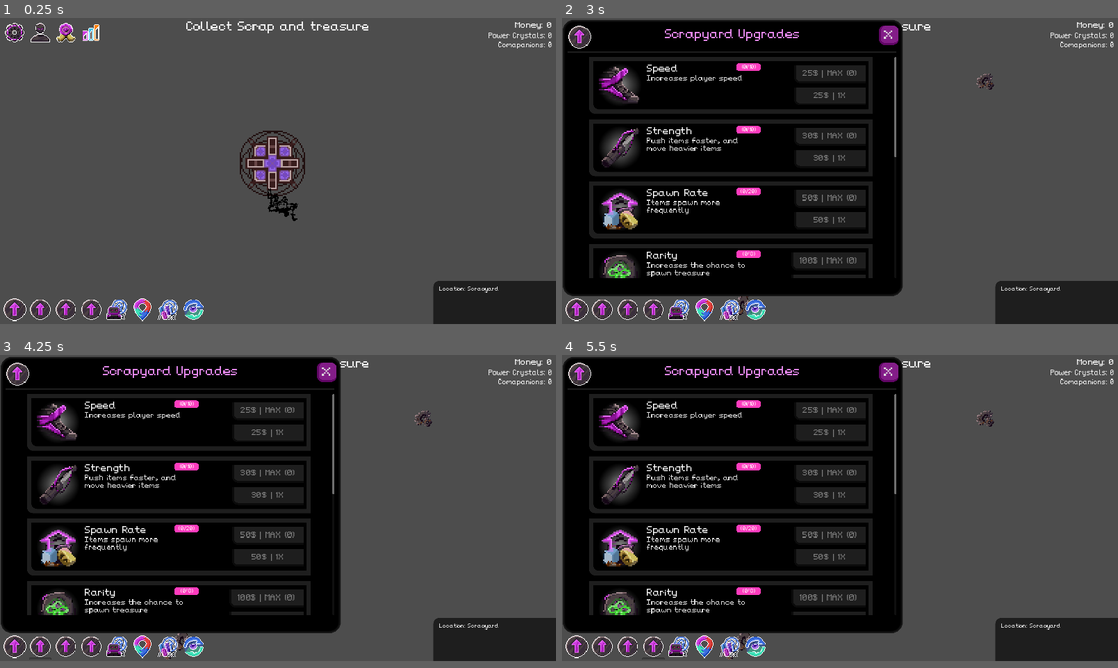
Above: before the commit, frames 1-4 (two rows, left to right).
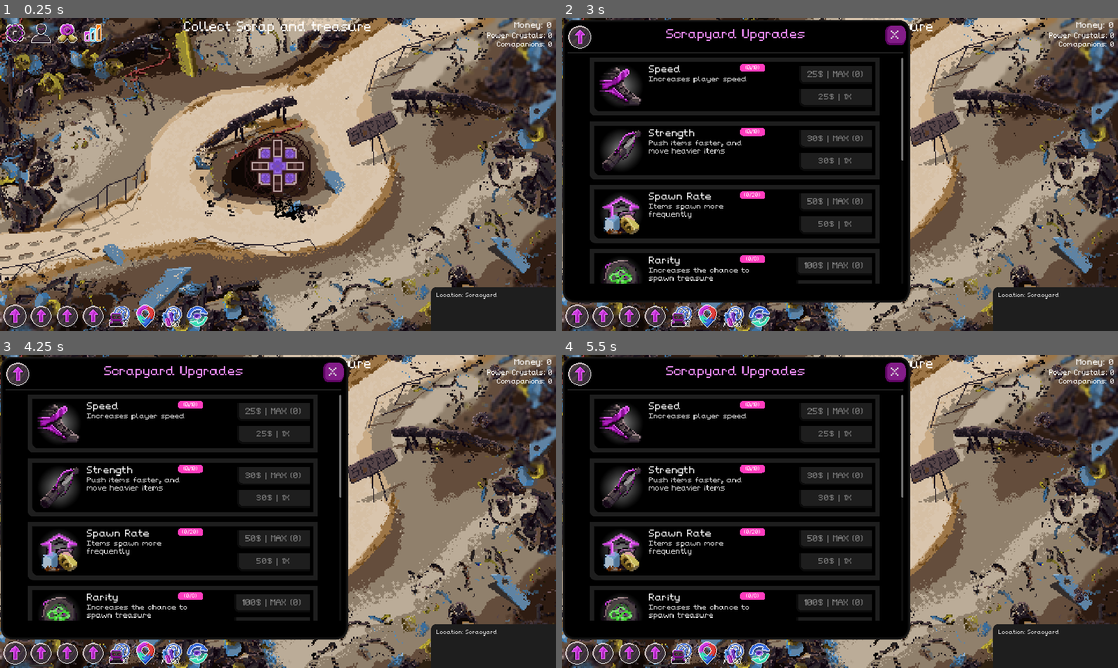
Above: after the commit, the same moments.

Repository: NathanHeaton/Robo-revolution
Game: Godot game, scene res://main.tscn
The game is run twice, just before and just after one commit, with the same random seed, the same clock (stepped at 60 frames per second) and the same inputs.
Inputs (mouse positions are in pixels of both pictures, inside the frame that each line leads up to; where the layout moved, square brackets give the same spot in the first picture):
- Up to frame 1 (0.25 s): no input
- Up to frame 2 (3 s): click (600, 33) at 0.5 s; click (628, 33) at 1.25 s; click (656, 33) [650, 33] at 2 s; click (578, 309) at 2.75 s
- Up to frame 3 (4.25 s): click (38, 646) at 3.5 s
- Up to frame 4 (5.5 s): click (628, 646) at 4.25 s; click (656, 646) [650, 646] at 5 s
The window is 800x440 before the commit and 800x450 after it. Grey fills any space a smaller window leaves; there, only what the larger window draws over its background counts as a difference.

The runs differ from the first frame. In frame 1, 81% of the frame differs, in the area x 0-100%, y 0-100%; in frame 2, 50%; in frame 3, 50%; in frame 4, 50%.

Commit message:
added background assets got location changing system to work

Diff:
--- a/robo-revolution/Location_Data.gd
+++ b/robo-revolution/Location_Data.gd
@@ -17,12 +17,6 @@
 	set(value):
 		CURRENT_LOCATION_SAFE = value
 		emit_signal("change_location")
-# convert enum to string when needed
-var location_to_string: Dictionary = {
-	locations.Scrapyard:"Scrapyard",
-	locations.Underground:"Underground",
-	locations.Ocean:"Ocean",
-	locations.Alien:"Alien"}
 
 
 var location_data: Dictionary = {
--- a/robo-revolution/Location_sprites.gd
+++ b/robo-revolution/Location_sprites.gd
@@ -3,9 +3,14 @@
 
 # Called when the node enters the scene tree for the first time.
 func _ready() -> void:
-	pass # Replace with function body.
+	LocationData.connect("change_location",Callable(self, "_on_location_change"))
+	print(LocationData.location_data[LocationData.CURRENT_LOCATION].get("name"))
+	_on_location_change()
 
 
-# Called every frame. 'delta' is the elapsed time since the previous frame.
-func _process(delta: float) -> void:
-	pass
+
+
+
+func _on_location_change():
+	print(LocationData.location_data[LocationData.CURRENT_LOCATION].get("name"))
+	play(LocationData.location_data[LocationData.CURRENT_LOCATION].get("name"))
--- a/robo-revolution/hud.gd
+++ b/robo-revolution/hud.gd
@@ -30,7 +30,7 @@
 	$MarginContainer/VBoxContainer/Money_Label.text = "Money: " + Money.covert_Scientific_format(Money.MONEY)
 
 func _on_change_location():
-	$MarginContainer/right_hud/location.text = LocationData.CURRENT_LOCATION
+	$MarginContainer/right_hud/location.text = "Location: " + str(LocationData.location_data[LocationData.CURRENT_LOCATION].get("name"))
 
 func _on_message_timer_timeout():
 	$Message.hide()
--- a/robo-revolution/hud.tscn
+++ b/robo-revolution/hud.tscn
@@ -386,6 +386,7 @@
 theme_override_constants/separation = 20
 
 [node name="Locations_panel" type="Panel" parent="."]
+visible = false
 custom_minimum_size = Vector2(1160, 760)
 layout_mode = 1
 anchors_preset = 9
--- a/robo-revolution/location_card.gd
+++ b/robo-revolution/location_card.gd
@@ -9,6 +9,14 @@
 var priColour =""
 var secColour = ""
 var key_needed = false
+
+var location_to_enum = {
+	"Alien":3,
+	"Scrapyard":0,
+	"Underground":1,
+	"Ocean":2,
+
+}
 
 
 # Called when the node enters the scene tree for the first time.
@@ -41,7 +49,7 @@
 func _change_unlocked():
 
 	if (unlocked):
-		$"location_panel/MarginContainer/Upgarde_Content_Panel/MarginContainer/MarginContainer/1X".text = "Travel"
+		$"location_panel/MarginContainer/Upgarde_Content_Panel/MarginContainer/MarginContainer/location_button".text = "Travel"
 	else:
 		_change_cost()
 
@@ -58,10 +66,10 @@
 
 func _change_button_colour() -> void:
 	#var stylebox = $"location_panel/MarginContainer/Upgarde_Content_Panel/MarginContainer/MarginContainer/1X".get_theme_stylebox("panel")
-	var new_stylebox_normal = $"location_panel/MarginContainer/Upgarde_Content_Panel/MarginContainer/MarginContainer/1X".get_theme_stylebox("normal").duplicate()
+	var new_stylebox_normal = $"location_panel/MarginContainer/Upgarde_Content_Panel/MarginContainer/MarginContainer/location_button".get_theme_stylebox("normal").duplicate()
 	new_stylebox_normal.border_color = Color(secColour)
 	new_stylebox_normal.bg_color = Color(priColour)
-	$"location_panel/MarginContainer/Upgarde_Content_Panel/MarginContainer/MarginContainer/1X".add_theme_stylebox_override("normal",new_stylebox_normal)
+	$"location_panel/MarginContainer/Upgarde_Content_Panel/MarginContainer/MarginContainer/location_button".add_theme_stylebox_override("normal",new_stylebox_normal)
 
 
 
@@ -82,6 +90,10 @@
 
 
 func _change_cost():
-	$"location_panel/MarginContainer/Upgarde_Content_Panel/MarginContainer/MarginContainer/1X".text = Money.covert_Scientific_format(cost) + "$"
+	$"location_panel/MarginContainer/Upgarde_Content_Panel/MarginContainer/MarginContainer/location_button".text = Money.covert_Scientific_format(cost) + "$"
 	if (key_needed):
-		$"location_panel/MarginContainer/Upgarde_Content_Panel/MarginContainer/MarginContainer/1X".text = Money.covert_Scientific_format(cost) + "$ + 1X KEY"
+		$"location_panel/MarginContainer/Upgarde_Content_Panel/MarginContainer/MarginContainer/location_button".text = Money.covert_Scientific_format(cost) + "$ + 1X KEY"
+
+
+func _on_location_button_pressed() -> void:
+	LocationData.CURRENT_LOCATION = location_to_enum.get(title)
--- a/robo-revolution/location_card.tscn
+++ b/robo-revolution/location_card.tscn
@@ -126,7 +126,7 @@
 theme_override_constants/margin_right = 20
 theme_override_constants/margin_bottom = 20
 
-[node name="1X" type="Button" parent="location_panel/MarginContainer/Upgarde_Content_Panel/MarginContainer/MarginContainer"]
+[node name="location_button" type="Button" parent="location_panel/MarginContainer/Upgarde_Content_Panel/MarginContainer/MarginContainer"]
 layout_mode = 2
 size_flags_horizontal = 8
 size_flags_vertical = 8
@@ -138,3 +138,5 @@
 theme_override_styles/normal = ExtResource("6_y7u8s")
 text = "Travel
 "
+
+[connection signal="pressed" from="location_panel/MarginContainer/Upgarde_Content_Panel/MarginContainer/MarginContainer/location_button" to="." method="_on_location_button_pressed"]
--- /dev/null
+++ b/robo-revolution/location_sprites.tscn
@@ -0,0 +1,63 @@
+[gd_scene load_steps=8 format=3 uid="uid://cpky4ajurmwss"]
+
+[ext_resource type="Texture2D" uid="uid://c6jjhyraw7f72" path="res://assets/Locations-Sheet.png" id="1_h71mi"]
+[ext_resource type="Script" path="res://location_sprites.gd" id="2_d7tva"]
+
+[sub_resource type="AtlasTexture" id="AtlasTexture_r2ft2"]
+atlas = ExtResource("1_h71mi")
+region = Rect2(480, 270, 480, 270)
+
+[sub_resource type="AtlasTexture" id="AtlasTexture_mow72"]
+atlas = ExtResource("1_h71mi")
+region = Rect2(0, 270, 480, 270)
+
+[sub_resource type="AtlasTexture" id="AtlasTexture_74klf"]
+atlas = ExtResource("1_h71mi")
+region = Rect2(0, 0, 480, 270)
+
+[sub_resource type="AtlasTexture" id="AtlasTexture_1dd4f"]
+atlas = ExtResource("1_h71mi")
+region = Rect2(480, 0, 480, 270)
+
+[sub_resource type="SpriteFrames" id="SpriteFrames_j1bm7"]
+animations = [{
+"frames": [{
+"duration": 1.0,
+"texture": SubResource("AtlasTexture_r2ft2")
+}],
+"loop": true,
+"name": &"Alien",
+"speed": 5.0
+}, {
+"frames": [{
+"duration": 1.0,
+"texture": SubResource("AtlasTexture_mow72")
+}],
+"loop": true,
+"name": &"Ocean",
+"speed": 5.0
+}, {
+"frames": [{
+"duration": 1.0,
+"texture": SubResource("AtlasTexture_74klf")
+}],
+"loop": true,
+"name": &"Scrapyard",
+"speed": 5.0
+}, {
+"frames": [{
+"duration": 1.0,
+"texture": SubResource("AtlasTexture_1dd4f")
+}],
+"loop": true,
+"name": &"Underground",
+"speed": 5.0
+}]
+
+[node name="Location_Sprites" type="AnimatedSprite2D"]
+z_index = -100
+scale = Vector2(4, 4)
+sprite_frames = SubResource("SpriteFrames_j1bm7")
+animation = &"Underground"
+centered = false
+script = ExtResource("2_d7tva")
--- a/robo-revolution/locations.tscn
+++ b/robo-revolution/locations.tscn
@@ -1,9 +1,21 @@
 [gd_scene load_steps=3 format=3 uid="uid://bw74wx46pksmj"]
-
-[ext_resource type="Script" path="res://Location_sprites.gd" id="1_hte8d"]
 
 [sub_resource type="SpriteFrames" id="SpriteFrames_mtjme"]
 
+[sub_resource type="GDScript" id="GDScript_1aa1y"]
+script/source = "extends AnimatedSprite2D
+
+
+# Called when the node enters the scene tree for the first time.
+func _ready() -> void:
+	pass # Replace with function body.
+
+
+# Called every frame. 'delta' is the elapsed time since the previous frame.
+func _process(delta: float) -> void:
+	pass
+"
+
 [node name="Locations" type="AnimatedSprite2D"]
 sprite_frames = SubResource("SpriteFrames_mtjme")
-script = ExtResource("1_hte8d")
+script = SubResource("GDScript_1aa1y")
--- a/robo-revolution/main.tscn
+++ b/robo-revolution/main.tscn
@@ -1,8 +1,9 @@
-[gd_scene load_steps=8 format=3 uid="uid://c8nwu4mwix02w"]
+[gd_scene load_steps=9 format=3 uid="uid://c8nwu4mwix02w"]
 
 [ext_resource type="Script" path="res://main.gd" id="1_3hp8v"]
 [ext_resource type="PackedScene" uid="uid://chxff3xxo7qn2" path="res://player.tscn" id="1_kglwf"]
 [ext_resource type="PackedScene" uid="uid://cypyv08he7eys" path="res://scrap_treasure.tscn" id="2_vycq8"]
+[ext_resource type="PackedScene" uid="uid://cpky4ajurmwss" path="res://location_sprites.tscn" id="3_if4rs"]
 [ext_resource type="PackedScene" uid="uid://dkgn3ys5nt1ao" path="res://item_collector.tscn" id="4_q373p"]
 [ext_resource type="PackedScene" uid="uid://3pke8c3v8xbd" path="res://hud.tscn" id="5_h1go3"]
 [ext_resource type="PackedScene" uid="uid://bgplxom4d71ao" path="res://walls.tscn" id="6_o4jhg"]
@@ -13,6 +14,8 @@
 scrap_treasure = ExtResource("2_vycq8")
 metadata/_edit_vertical_guides_ = [824.0, 1143.0, 964.0]
 metadata/_edit_horizontal_guides_ = [325.0, 725.0, 517.0]
+
+[node name="Location_Sprites" parent="." instance=ExtResource("3_if4rs")]
 
 [node name="Player" parent="." instance=ExtResource("1_kglwf")]
 position = Vector2(994, 660)
--- a/robo-revolution/project.godot
+++ b/robo-revolution/project.godot
@@ -23,7 +23,7 @@
 
 [display]
 
-window/size/viewport_width=1960
+window/size/viewport_width=1920
 window/size/viewport_height=1080
 window/stretch/mode="canvas_items"
 
Binary file added: robo-revolution/assets/Locations-Sheet.png
Not shown, added: robo-revolution/assets/Locations-Sheet.png.import
